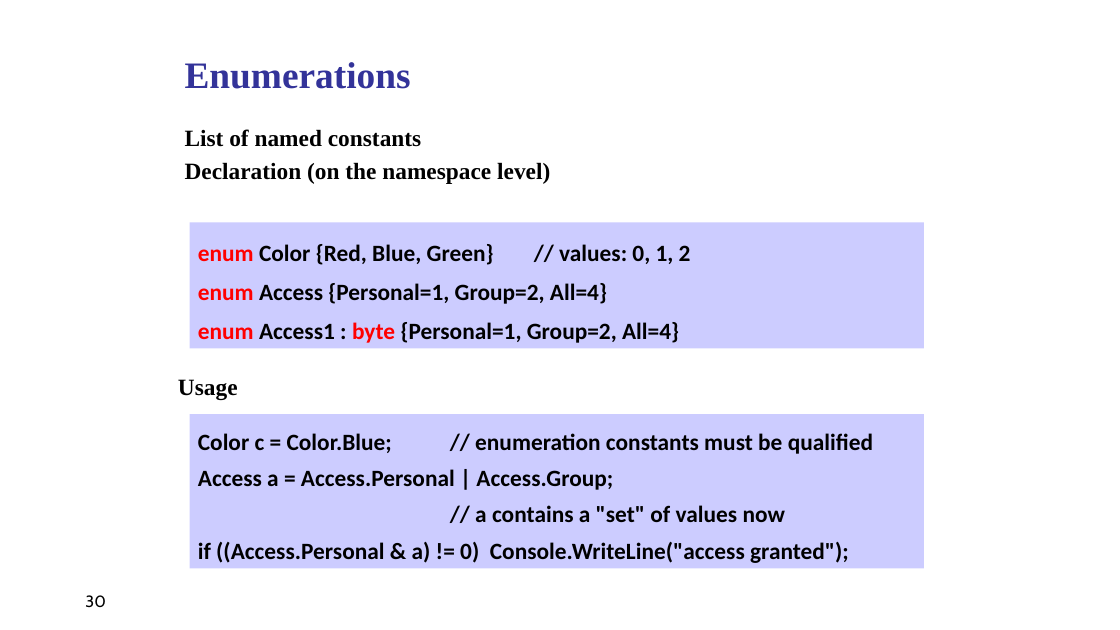
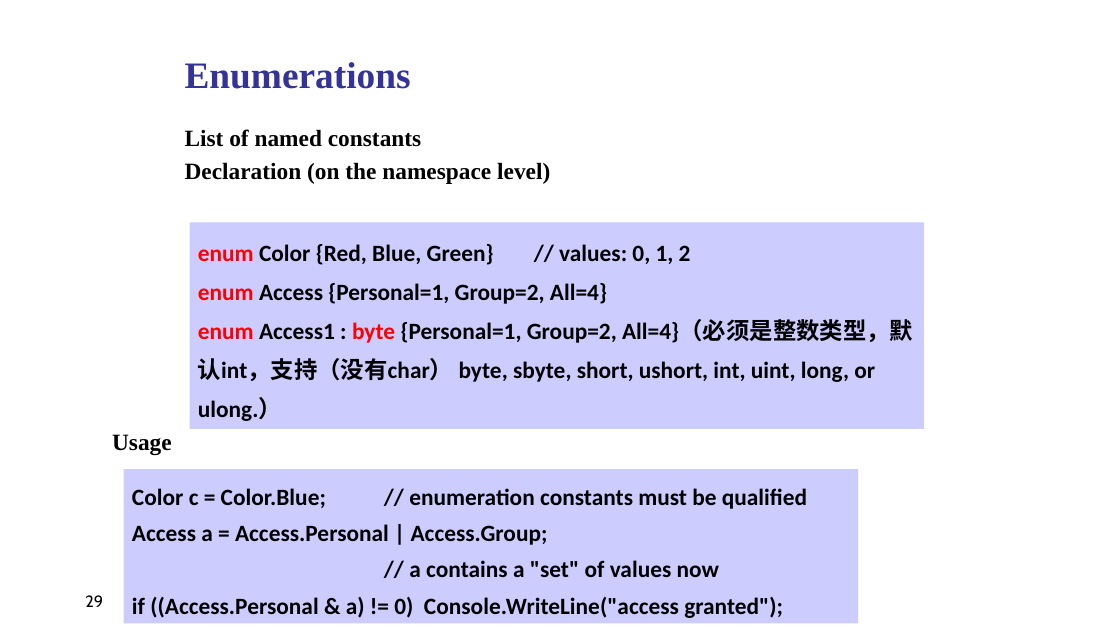
Before and after one commit to yangalan123/2017Csharp-EXAM, a slide deck: slide 29 of C#复习.pptx (slide 30 before the commit). Drawn at 1120x630 pixels with LibreOffice and Linux fonts; fonts in the diff are those of the drawing. Boxes give left, top, right and bottom in pixels: in the first picture for what was removed or moved away, otherwise in the second. Text is boxed around its words. In the diff, an @@ line names an element or a change of style, - is before the commit and + after.

```diff
--- a/C#复习.pptx
+++ b/C#复习.pptx
@@ rectangle "enum Color {Red, Blue, Green} ...": place and size @@
-rectangle "enum Color {Red, Blue, Green} ..." at box(190, 223, 924, 349)
+rectangle "enum Color {Red, Blue, Green} ..." at box(190, 223, 924, 429)
@@ text in rectangle at box(198, 319, 913, 421): text changed @@
-enum Access1 : byte {Personal=1, Group=2, All=4}
+enum Access1 : byte {Personal=1, Group=2, All=4}（必须是整数类型，默认int，支持（没有char） byte, sbyte, short, ushort, int, uint, long, or ulong.）
@@ text "Usage": place and size @@
-text "Usage" at box(178, 379, 238, 400)
+text "Usage" at box(112, 434, 172, 455)
@@ rectangle "Color c = Color.Blue; // ...": place and size @@
-rectangle "Color c = Color.Blue; // ..." at box(190, 414, 924, 569)
+rectangle "Color c = Color.Blue; // ..." at box(124, 470, 858, 624)
@@ page number at box(85, 595, 103, 607): text changed @@
-30
+29
```
Also in this commit, not shown: 7 other slides changed, 1 slide removed, 2 other files.
